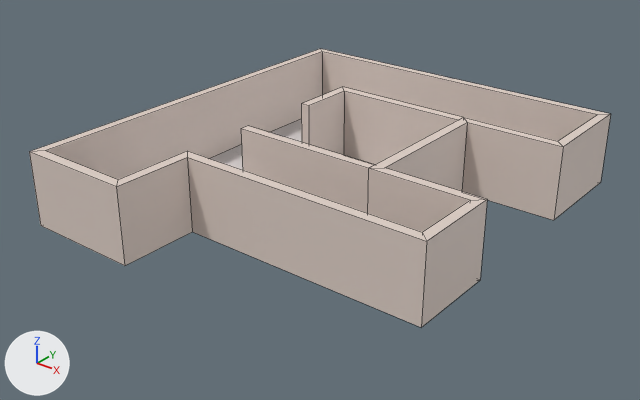
The Blender file Scenarios/Indoor_Office_Scenario_OJAP/Indoor_Scenario_OJAP.blend: old version first, new version second.
Camera for both pictures: a camera (50 mm lens) standing at (26.2, -16.9, 15.4) and looking at (7.2, 6.8, 0.6). The lights are fixed; the arrows at lower left show +X, +Y and +Z. Mesh edges are drawn as thin lines.

Names of what the first picture shows: 'Floor', 'Room', 'Room.001', 'Room.002'.
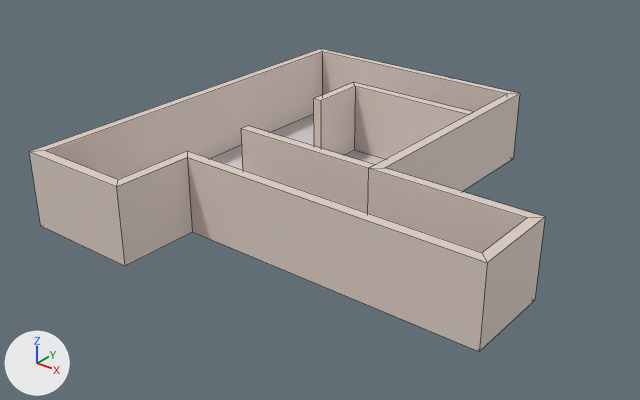
The change, as a list of edits to the scene's bpy script:
```text
Change me_room:
    where me_room.from_pydata(...)  # 20 vertices, 10 faces; spans x 0.0..14.0, y 0.0..16.0, z 0.0..3.0
    used by ob_room; location = (0.0, 0.0, 0.0)
    verts and faces of me_room; kept vertices keep their numbers, new ones are numbered from 20
    before: 4 (14.0, 3.2, 3.0), 5 (14.0, 3.2, 0.0), 6 (14.0, 6.0, 3.0), 7 (14.0, 6.0, 0.0), 8 (10.0, 6.0, 3.0)
    before: 9 (10.0, 6.0, 0.0), 10 (10.0, 12.4, 3.0), 11 (10.0, 12.4, 0.0), 12 (14.0, 12.4, 3.0), 13 (14.0, 12.4, 0.0)
    before: 14 (14.0, 16.0, 3.0), 15 (14.0, 16.0, 0.0), 16 (0.0, 16.0, 3.0), 17 (0.0, 16.0, 0.0)
    me_room part 1
    add delete_vertices([*range(10, 16)])  # with the faces that use them
    add for i in [*range(4, 8)]: verts[i] += (2.0, 0.0, 0.0)
    add verts[20] = (10.0, 16.0, 3.0)
    add verts[21] = (10.0, 16.0, 0.0)
    add faces += [(8, 20, 21, 9), (16, 17, 21, 20)]
Change me_floor:
    where me_floor.from_pydata(...)  # 10 vertices, 1 face; spans x 0.0..14.0, y 0.0..16.0, z 0.0
    used by ob_floor; parent = ob_room; location = (0.0, 0.0, 0.0)
    verts and faces of me_floor; kept vertices keep their numbers, new ones are numbered from 10
    before: 0 (4.0, 0.0, 0.0), 1 (4.0, 3.2, 0.0), 2 (14.0, 3.2, 0.0), 3 (14.0, 6.0, 0.0), 4 (10.0, 6.0, 0.0)
    before: 5 (10.0, 12.4, 0.0), 6 (14.0, 12.4, 0.0), 7 (14.0, 16.0, 0.0), 8 (0.0, 16.0, 0.0), 9 (0.0, 0.0, 0.0)
    me_floor part 2
    add delete_vertices([5, 6, 7])  # with the faces that use them
    add verts[2] = (16.0, 3.2, 0.0)  # moved
    add verts[3] = (16.0, 6.0, 0.0)  # moved
    add verts[10] = (10.0, 16.0, 0.0)
    add faces += [(0, 1, 2, 3, 4, 10, 8, 9)]
Change ob_room_002:
    ob_room_002.location: (10.0, 12.0, 0.0) -> (10.0, 12.8, 0.0)
```

Changed parts and their boxes (x1, y1, x2, y2) in the pictures (640 x 400 px):
'Room', reshaped (11% narrower, 9% taller): before (29, 49, 611, 327); after (29, 49, 545, 351)
'Room.002', moved: before (301, 87, 463, 165); after (313, 82, 472, 159)
'Floor', reshaped: before (210, 119, 302, 170); after (210, 114, 385, 170)
part 1 of me_room, cut back: before (321, 49, 611, 220); after (321, 49, 520, 192)
